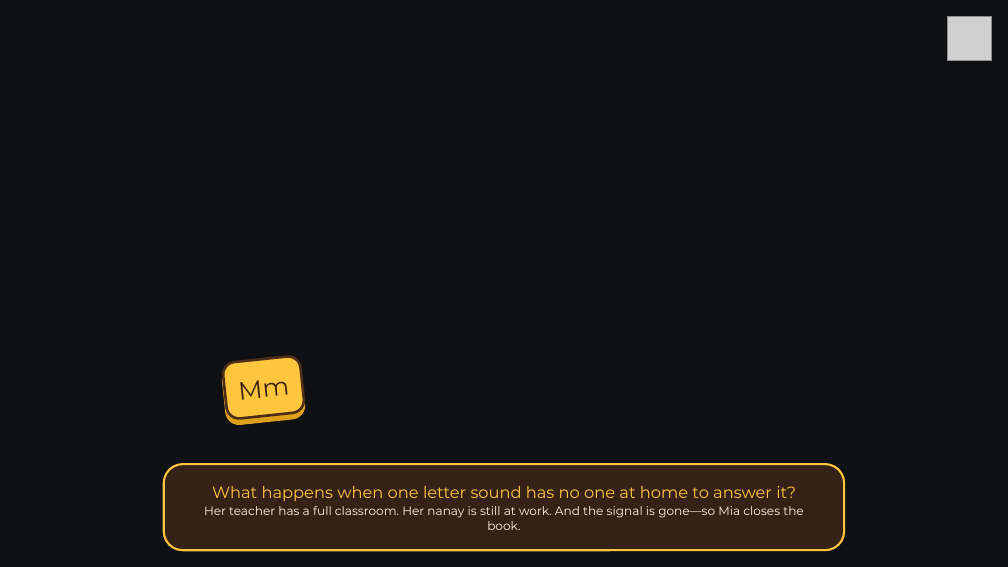
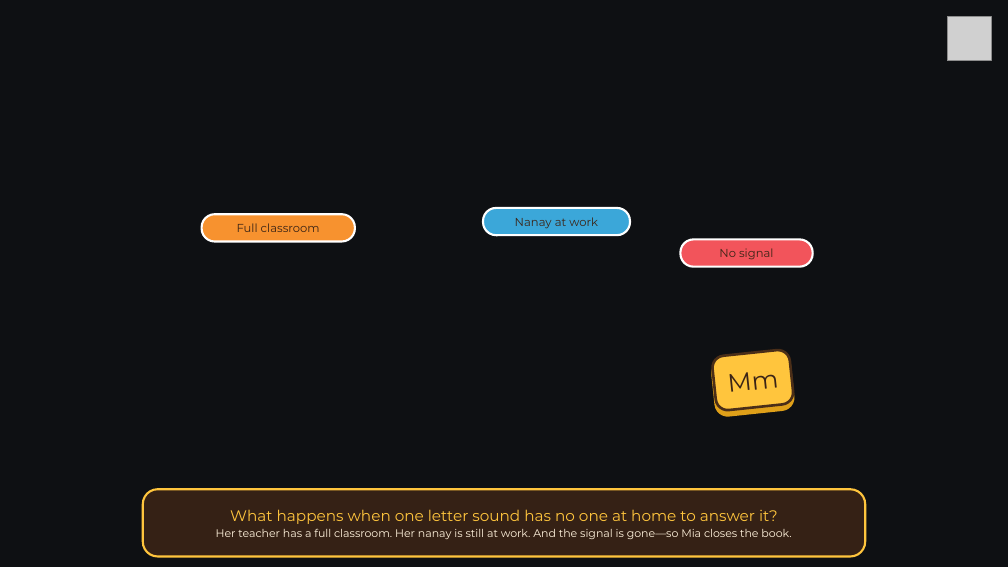
Before and after one commit to zendrix-hub/playIt, a slide deck: slide 2 of docs/tekcon-2026/04_PitchPerfect_2026/G56_PlayIT_PitchPerfect_2026_Deck.pptx. Drawn at 1008x567 pixels with LibreOffice and Linux fonts; fonts in the diff are those of the drawing; grey boxes stand for pictures; background and template pictures are left out. Boxes give left, top, right and bottom in pixels: in the first picture for what was removed or moved away, otherwise in the second. Text is boxed around its words. In the diff, an @@ line names an element or a change of style, - is before the commit and + after.

```diff
--- a/docs/tekcon-2026/04_PitchPerfect_2026/G56_PlayIT_PitchPerfect_2026_Deck.pptx
+++ b/docs/tekcon-2026/04_PitchPerfect_2026/G56_PlayIT_PitchPerfect_2026_Deck.pptx
@@ rounded rectangle added at box(483, 208, 630, 235), fill #3BA7D9, outline #FFFFFF 2 pt, 11 pt, text #3B2416 @@
+Nanay at work
@@ rounded rectangle added at box(202, 214, 355, 241), fill #F7922F, outline #FFFFFF 2 pt, 11 pt, text #3B2416 @@
+Full classroom
@@ rounded rectangle added at box(681, 240, 813, 267), fill #F2545B, outline #FFFFFF 2 pt, 11 pt, text #3B2416 @@
+No signal
@@ rounded rectangle "Mm": place and size @@
-rounded rectangle "Mm" at box(222, 355, 305, 420)
+rounded rectangle "Mm" at box(711, 349, 794, 412)
@@ rounded rectangle "What happens when one letter ...": place and size @@
-rounded rectangle "What happens when one letter ..." at box(164, 464, 845, 551)
+rounded rectangle "What happens when one letter ..." at box(143, 489, 866, 557)
@@ rounded rectangle "What happens when one letter ..." at box(143, 489, 866, 557): size 15.5 to 14.5 pt in "What happens when one letter sound has ..."; size 11.5 to 10.5 pt in "Her teacher has a full classroom. Her ..." @@
```
Also in this commit, not shown: 3 other slides changed, 13 other files.
